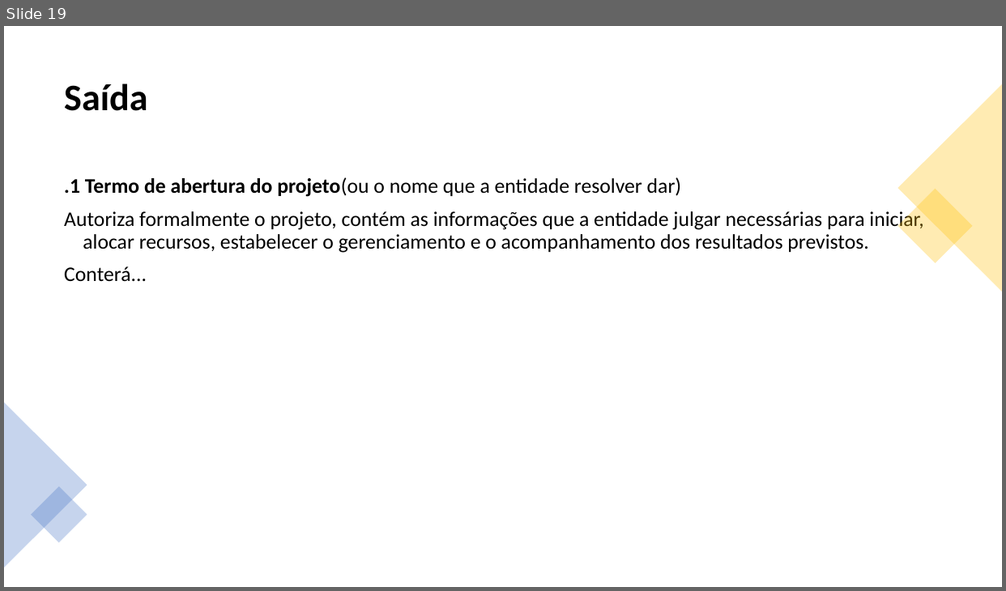
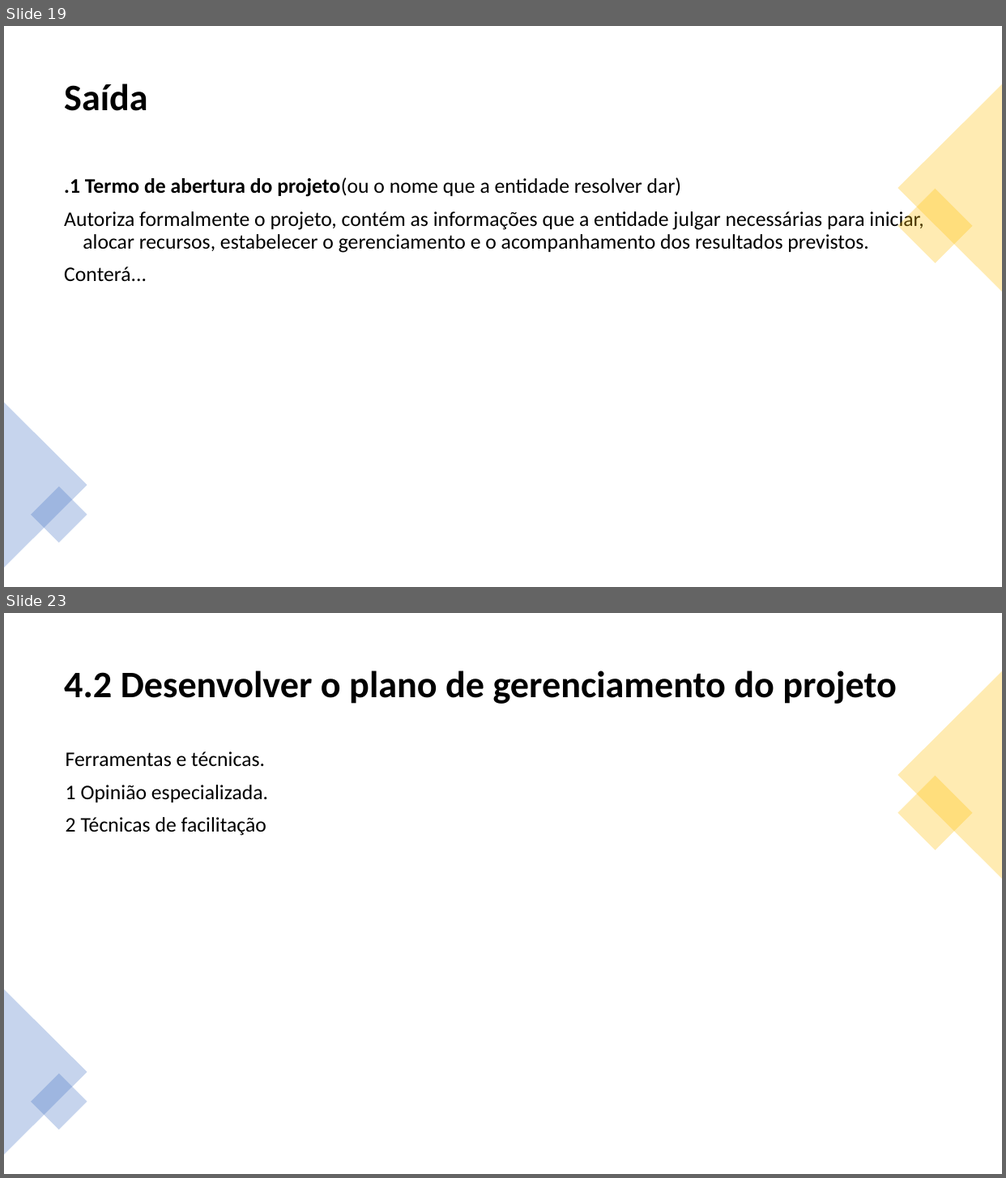
Before and after one commit to jharbes/ADMINISTRACAO-DE-REDES, a slide deck: RELATORIO PROVA P2/relatorio-pmbok-capitulo4-jharbes.pptx. Shown one above the other, each under a label of ours: slide 19 before the commit, slides 19 and 23 after it; the slides between them are not shown. The pictures are 1006x591 and 1006x1178 pixels, drawn with LibreOffice and Linux fonts; fonts in the diff are those of the drawing. Boxes give left, top, right and bottom in pixels: in the first picture for what was removed or moved away, otherwise in the second. Text is boxed around its words. In the diff, an @@ line names an element or a change of style, - is before the commit and + after.

```diff
--- a/RELATORIO PROVA P2/relatorio-pmbok-capitulo4-jharbes.pptx
+++ b/RELATORIO PROVA P2/relatorio-pmbok-capitulo4-jharbes.pptx
@@ slide 23 added at (x1=4, y1=613, x2=1002, y2=1174), background #FFFFFF @@
@@ title added at (x1=64, y1=671, x2=896, y2=704), 36 pt, text #000000, bold @@
+4.2 Desenvolver o plano de gerenciamento do projeto
@@ triangle added at (x1=898, y1=671, x2=1002, y2=879), fill #FFC000 at 30% opacity @@
@@ text added at (x1=66, y1=752, x2=268, y2=836), 20 pt, text #000000 @@
+Ferramentas e técnicas.
+1 Opinião especializada.
+2 Técnicas de facilitação
@@ rectangle added at (x1=898, y1=776, x2=974, y2=851), fill #FFC000 at 30% opacity @@
@@ triangle added at (x1=4, y1=990, x2=87, y2=1155), fill #4472C4 at 30% opacity @@
@@ rectangle added at (x1=31, y1=1073, x2=87, y2=1130), fill #4472C4 at 30% opacity @@
```
Also in this commit, not shown: 8 other slides added.
